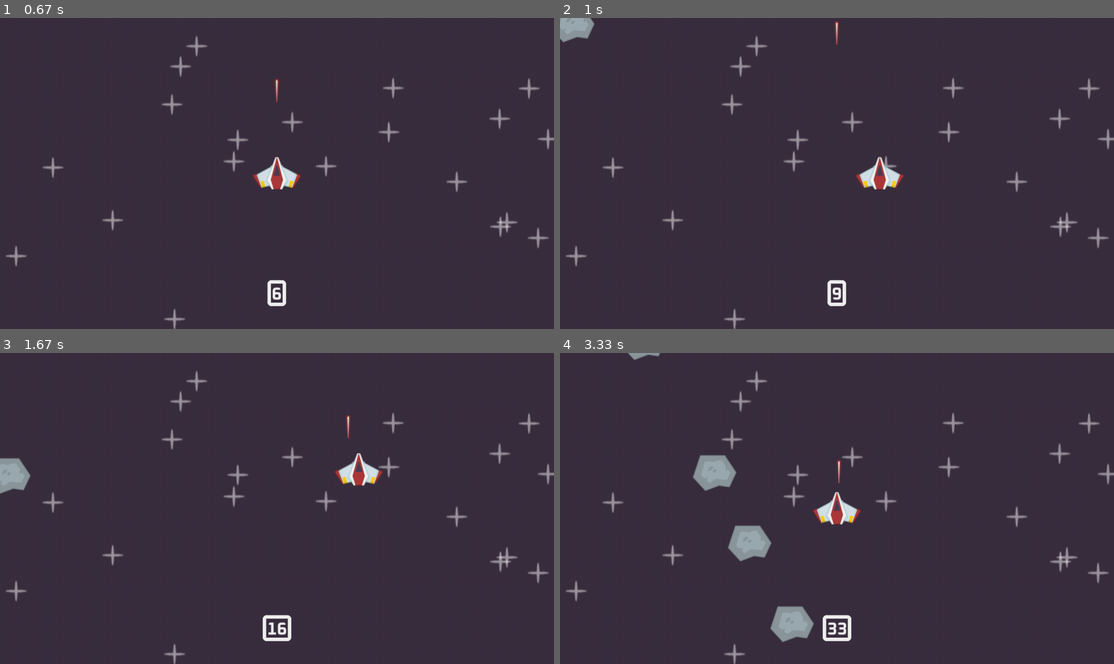
Above: before the commit, frames 1-4 (two rows, left to right).
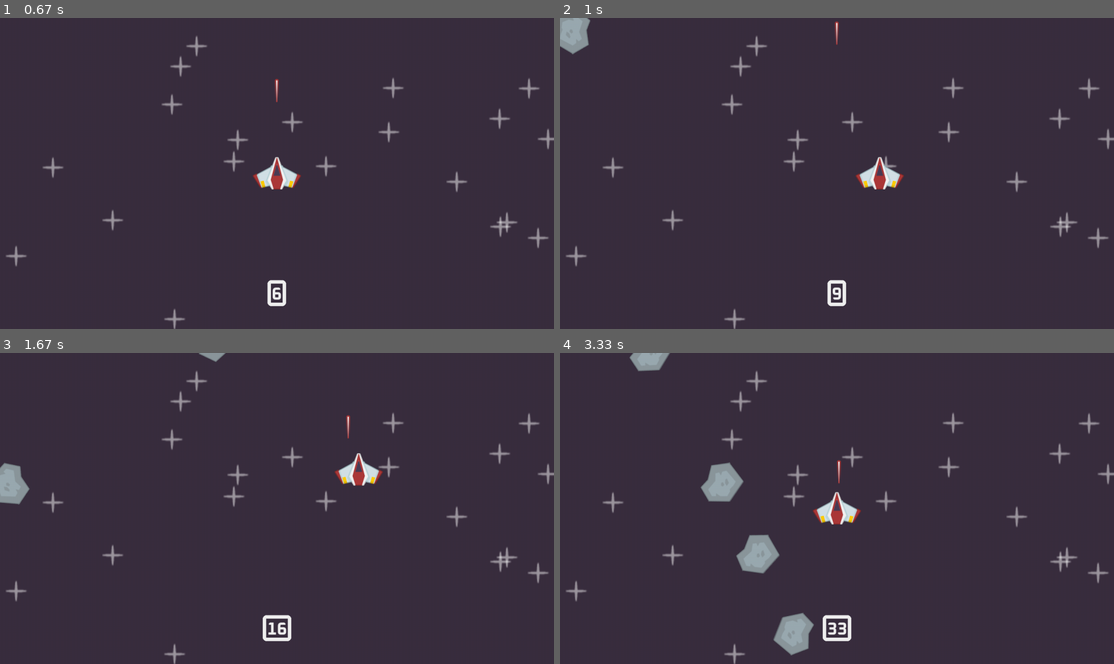
Above: after the commit, the same moments.

Repository: StefMcCuistion/PyGame-Practice-Exercises
Game: pygame game, started from src/space_shooter/code/main.py
Two runs of this game, one before a commit and one after it. Both use one fixed random seed, a clock stepped at 60 frames per second and the inputs below.
Inputs:
- Up to frame 1 (0.67 s): tap Space at 0.33 s
- Up to frame 2 (1 s): hold Right from 0.67 s (still down); tap Space at 0.73 s
- Up to frame 3 (1.67 s): tap Space at 1.03, 1.23, 1.57 s; release Right at 1.13 s; hold Up 1.17-1.47 s; hold Right from 1.5 s (still down)
- Up to frame 4 (3.33 s): tap Space at 1.87, 2.07, 2.37, 2.63, 2.97, 3.27 s; release Right at 1.97 s; hold Left 2-2.53 s; hold Down 2.57-2.87 s; hold Left 2.9-3.3 s

Frame 1 is identical in both runs. In frame 2, 0.2% of the frame differs, in the area x 0-7%, y 0-12%; in frame 3, 0.5%; in frame 4, 2.2%, in the area x 12-46%, y 0-98%.

Commit message:
Made meteors rotate

Diff:
--- a/src/space_shooter/code/main.py
+++ b/src/space_shooter/code/main.py
@@ -58,18 +58,25 @@
     class Meteor(OwO.sprite.Sprite):
         def __init__(self, surf, pos, groups):
             super().__init__(groups)
-            self.image = surf
+            self.og_surf = surf
+            self.image = self.og_surf
             self.rect = self.image.get_frect(center = pos)
             self.creation_time = OwO.time.get_ticks()
             self.lifespan = 3500
             self.dir = OwO.math.Vector2(uniform(-0.5, 0.5), 1)
             self.speed = randint(400, 500)
+            self.rotation = randint(0, 360)
+            self.roto_speed = randint(20, 40)
 
         def update(self, dt):
             self.rect.center += self.dir * self.speed * dt
             current_time = OwO.time.get_ticks()
             if self.lifespan < current_time - self.creation_time:
                 self.kill()
+
+            # Rotation
+            self.rotation += self.roto_speed * dt
+            self.image = OwO.transform.rotozoom(self.og_surf, self.rotation, 1)
 
     def collision():
         global running
